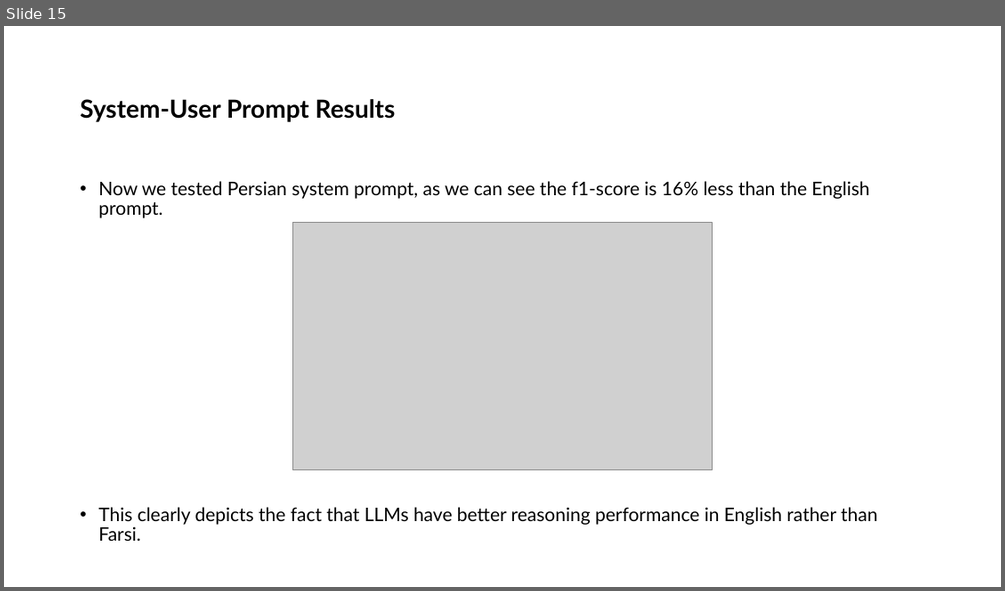
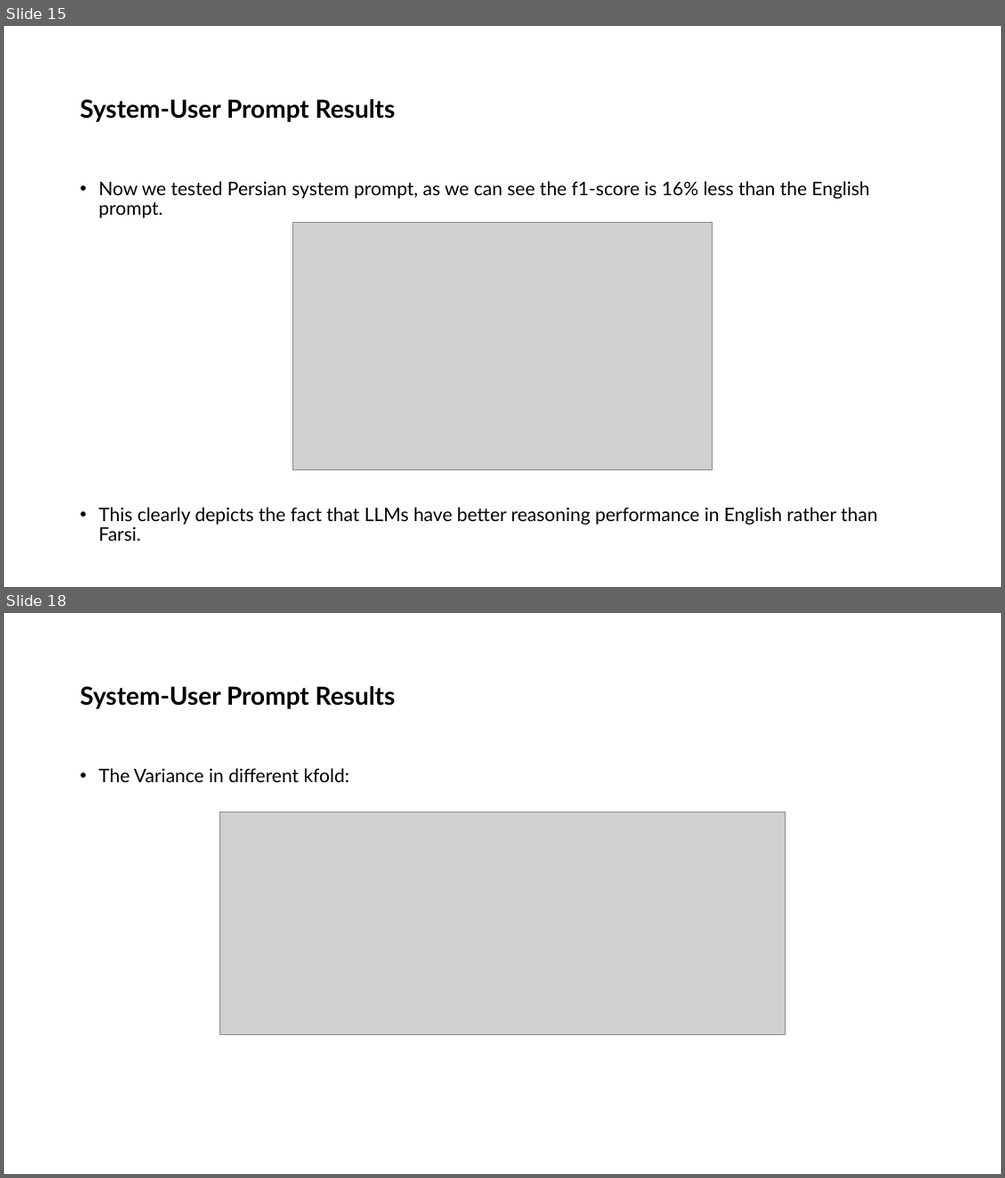
Before and after one commit to ShayanSalehi81/BachelorProject, a slide deck: Slides/System-User Prompt Design.pptx. Shown one above the other, each under a label of ours: slide 15 before the commit, slides 15 and 18 after it; the slides between them are not shown. The pictures are 1005x591 and 1005x1178 pixels, drawn with LibreOffice and Linux fonts; fonts in the diff are those of the drawing; grey boxes stand for pictures. Boxes give left, top, right and bottom in pixels: in the first picture for what was removed or moved away, otherwise in the second. Text is boxed around its words. In the diff, an @@ line names an element or a change of style, - is before the commit and + after.

```diff
--- a/Slides/System-User Prompt Design.pptx
+++ b/Slides/System-User Prompt Design.pptx
@@ slide 18 added at [4, 613, 1001, 1174], background #FFFFFF @@
@@ title added at [80, 686, 396, 709], 24 pt, text #000000, bold @@
+System-User Prompt Results
@@ text added at [98, 768, 350, 782], 18 pt, text #000000 @@
+• The Variance in different kfold:
@@ picture added at [219, 811, 785, 1034] @@
```
Also in this commit, not shown: 8 other slides added, 1 other file.
